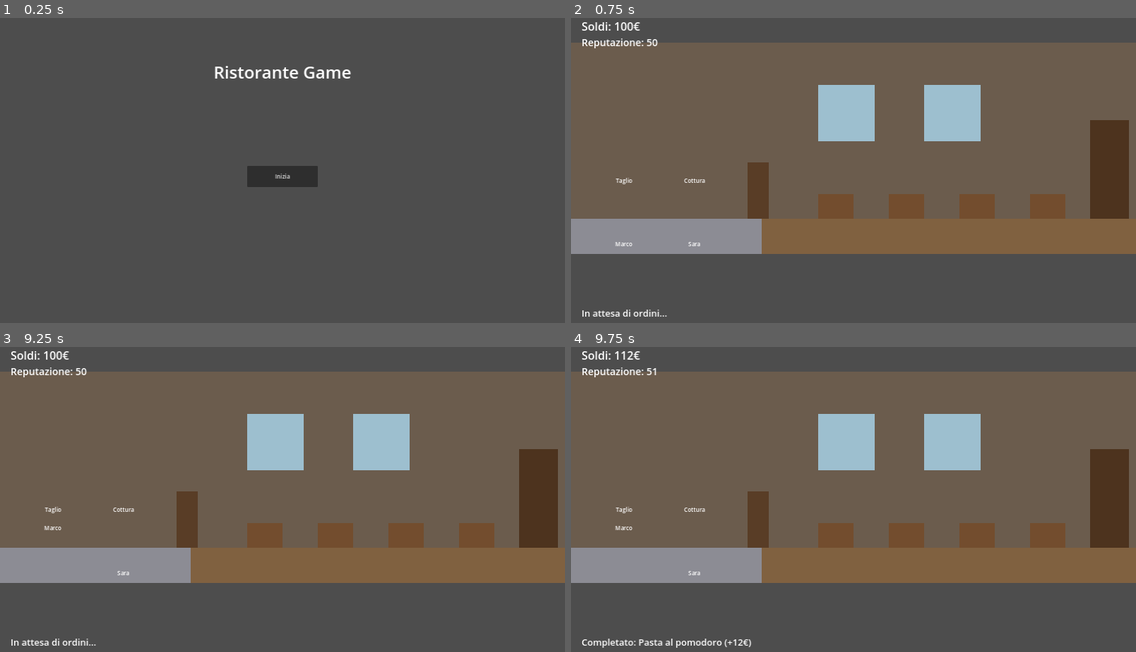
Above: before the commit, frames 1-4 (two rows, left to right).
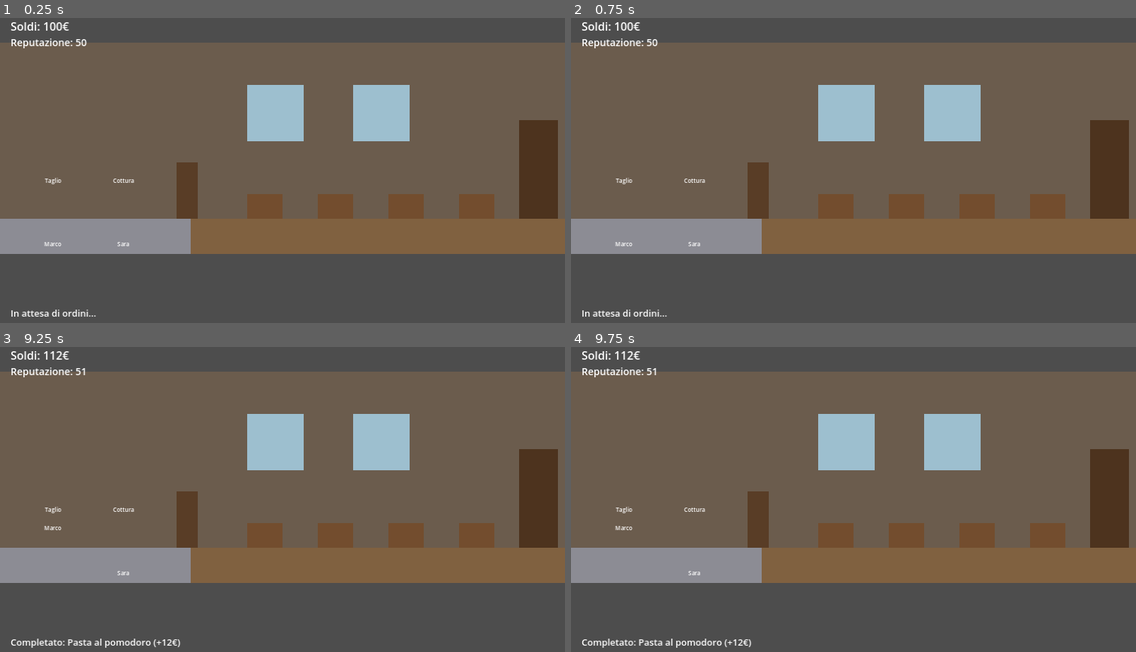
Above: after the commit, the same moments.

Repository: damarogiulio7-maker/ristorante-game
Game: Godot game, scene res://scenes/ui/main_menu.tscn
Same seed, same stepped clock (60 frames per second), same inputs: the game is played once before the commit and once after it.
Inputs (mouse positions are in pixels of both pictures, inside the frame that each line leads up to):
- Up to frame 1 (0.25 s): no input
- Up to frame 2 (0.75 s): click (853, 176) at 0.5 s, where only the run before the commit has a clickable "Inizia"
- Up to frame 3 (9.25 s): tap Enter at 1.25, 2.75, 4.25 s; tap Space at 2, 3.5, 5 s
- Up to frame 4 (9.75 s): no input

The runs differ from the first frame. In frame 1, 70% of the frame differs, in the area x 0-100%, y 1-98%; in frame 2, nothing differs; in frame 3, 0.4%; in frame 4, nothing differs.

Commit message:
Update main_menu.tscn

Diff:
--- a/scenes/ui/main_menu.tscn
+++ b/scenes/ui/main_menu.tscn
@@ -1,30 +1,199 @@
-[gd_scene load_steps=2 format=3]
+[gd_scene format=3 uid="uid://d8jnvmm8l5th"]
 
-[ext_resource type="Script" path="res://scripts/ui/main_menu.gd" id="1"]
+[ext_resource type="Script" uid="uid://b3arsn64kbi35" path="res://scripts/kitchen/kitchen_room.gd" id="1_x2yvf"]
+[ext_resource type="Script" uid="uid://c3qa25dnwprki" path="res://scripts/core/game_manager.gd" id="2_uhagc"]
+[ext_resource type="Script" uid="uid://c73c3of1d0so6" path="res://scripts/kitchen/env_piece.gd" id="3_btxxm"]
+[ext_resource type="Script" uid="uid://bvuaakuvlv6qn" path="res://scripts/kitchen/work_station.gd" id="4_wb0q5"]
+[ext_resource type="Script" uid="uid://pxy0gsvfexrn" path="res://scripts/staff/staff_member.gd" id="5_q85j6"]
 
-[node name="MainMenu" type="Control"]
-layout_mode = 3
-anchors_preset = 15
-anchor_right = 1.0
-anchor_bottom = 1.0
-script = ExtResource("1")
+[node name="KitchenRoom" type="Node2D" unique_id=1007177378]
+script = ExtResource("1_x2yvf")
 
-[node name="Title" type="Label" parent="."]
-layout_mode = 0
+[node name="GameManager" type="Node" parent="." unique_id=1741278878]
+script = ExtResource("2_uhagc")
+order_interval_seconds = 5.0
+
+[node name="Environment" type="Node2D" parent="." unique_id=1513123665]
+position = Vector2(0, 100)
+
+[node name="BackWall" type="ColorRect" parent="Environment" unique_id=1517183974]
+offset_right = 1600.0
+offset_bottom = 500.0
+color = Color(0.42, 0.36, 0.3, 1)
+script = ExtResource("3_btxxm")
+piece_name = "Muro di fondo"
+
+[node name="Floor" type="ColorRect" parent="Environment" unique_id=1236896678]
+offset_top = 500.0
+offset_right = 1600.0
+offset_bottom = 600.0
+color = Color(0.5, 0.38, 0.25, 1)
+script = ExtResource("3_btxxm")
+piece_name = "Pavimento"
+
+[node name="KitchenFloorTint" type="ColorRect" parent="Environment" unique_id=1607222132]
+offset_top = 500.0
+offset_right = 540.0
+offset_bottom = 600.0
+color = Color(0.55, 0.55, 0.58, 1)
+script = ExtResource("3_btxxm")
+piece_name = "Pavimento cucina"
+
+[node name="Window1" type="ColorRect" parent="Environment" unique_id=941954142]
+offset_left = 700.0
+offset_top = 120.0
+offset_right = 860.0
+offset_bottom = 280.0
+color = Color(0.65, 0.82, 0.9, 0.85)
+script = ExtResource("3_btxxm")
+piece_name = "Finestra"
+
+[node name="Window2" type="ColorRect" parent="Environment" unique_id=26690986]
+offset_left = 1000.0
+offset_top = 120.0
+offset_right = 1160.0
+offset_bottom = 280.0
+color = Color(0.65, 0.82, 0.9, 0.85)
+script = ExtResource("3_btxxm")
+piece_name = "Finestra"
+
+[node name="EntranceDoor" type="ColorRect" parent="Environment" unique_id=1781801769]
+offset_left = 1470.0
+offset_top = 220.0
+offset_right = 1580.0
+offset_bottom = 500.0
+color = Color(0.3, 0.2, 0.12, 1)
+script = ExtResource("3_btxxm")
+piece_name = "Porta d'ingresso"
+
+[node name="Counter" type="ColorRect" parent="Environment" unique_id=1959892871]
 offset_left = 500.0
-offset_top = 150.0
-offset_right = 1100.0
-offset_bottom = 230.0
-text = "Ristorante Game"
+offset_top = 340.0
+offset_right = 560.0
+offset_bottom = 500.0
+color = Color(0.35, 0.24, 0.15, 1)
+script = ExtResource("3_btxxm")
+piece_name = "Bancone"
+
+[node name="Tables" type="Node2D" parent="Environment" unique_id=241939887]
+
+[node name="Table1" type="ColorRect" parent="Environment/Tables" unique_id=1310868329]
+offset_left = 700.0
+offset_top = 430.0
+offset_right = 800.0
+offset_bottom = 500.0
+color = Color(0.45, 0.3, 0.18, 1)
+script = ExtResource("3_btxxm")
+piece_name = "Tavolo in legno"
+
+[node name="Table2" type="ColorRect" parent="Environment/Tables" unique_id=1732658554]
+offset_left = 900.0
+offset_top = 430.0
+offset_right = 1000.0
+offset_bottom = 500.0
+color = Color(0.45, 0.3, 0.18, 1)
+script = ExtResource("3_btxxm")
+piece_name = "Tavolo in legno"
+
+[node name="Table3" type="ColorRect" parent="Environment/Tables" unique_id=118403522]
+offset_left = 1100.0
+offset_top = 430.0
+offset_right = 1200.0
+offset_bottom = 500.0
+color = Color(0.45, 0.3, 0.18, 1)
+script = ExtResource("3_btxxm")
+piece_name = "Tavolo in legno"
+
+[node name="Table4" type="ColorRect" parent="Environment/Tables" unique_id=1200159941]
+offset_left = 1300.0
+offset_top = 430.0
+offset_right = 1400.0
+offset_bottom = 500.0
+color = Color(0.45, 0.3, 0.18, 1)
+script = ExtResource("3_btxxm")
+piece_name = "Tavolo in legno"
+
+[node name="Stations" type="Node2D" parent="." unique_id=285409521]
+position = Vector2(0, 100)
+
+[node name="CuttingStation" type="Node2D" parent="Stations" unique_id=871347758]
+position = Vector2(150, 420)
+script = ExtResource("4_wb0q5")
+station_name = "Postazione Taglio"
+
+[node name="StationLabel1" type="Label" parent="Stations/CuttingStation" unique_id=1074301819]
+offset_left = -50.0
+offset_top = -40.0
+offset_right = 50.0
+offset_bottom = -10.0
+text = "Taglio"
 horizontal_alignment = 1
-theme_override_font_sizes/font_size = 48
 
-[node name="StartButton" type="Button" parent="."]
-layout_mode = 0
-offset_left = 700.0
-offset_top = 450.0
-offset_right = 900.0
-offset_bottom = 510.0
-text = "Inizia"
+[node name="CookingStation" type="Node2D" parent="Stations" unique_id=1179260504]
+position = Vector2(350, 420)
+script = ExtResource("4_wb0q5")
+station_name = "Postazione Cottura"
+work_time_seconds = 4.0
 
-[connection signal="pressed" from="StartButton" to="." method="_on_start_button_pressed"]
+[node name="StationLabel2" type="Label" parent="Stations/CookingStation" unique_id=1526074441]
+offset_left = -50.0
+offset_top = -40.0
+offset_right = 50.0
+offset_bottom = -10.0
+text = "Cottura"
+horizontal_alignment = 1
+
+[node name="Staff" type="Node2D" parent="." unique_id=1840980526]
+position = Vector2(0, 100)
+
+[node name="Cuoco1" type="Node2D" parent="Staff" unique_id=1274225891]
+position = Vector2(150, 550)
+script = ExtResource("5_q85j6")
+staff_name = "Marco"
+
+[node name="StaffLabel1" type="Label" parent="Staff/Cuoco1" unique_id=2024884660]
+offset_left = -40.0
+offset_top = 10.0
+offset_right = 40.0
+offset_bottom = 40.0
+text = "Marco"
+horizontal_alignment = 1
+
+[node name="Cuoco2" type="Node2D" parent="Staff" unique_id=1801534435]
+position = Vector2(350, 550)
+script = ExtResource("5_q85j6")
+staff_name = "Sara"
+skill_level = 2
+
+[node name="StaffLabel2" type="Label" parent="Staff/Cuoco2" unique_id=55119993]
+offset_left = -40.0
+offset_top = 10.0
+offset_right = 40.0
+offset_bottom = 40.0
+text = "Sara"
+horizontal_alignment = 1
+
+[node name="HUD" type="CanvasLayer" parent="." unique_id=932124059]
+
+[node name="MoneyLabel" type="Label" parent="HUD" unique_id=1005416799]
+offset_left = 30.0
+offset_top = 30.0
+offset_right = 400.0
+offset_bottom = 70.0
+theme_override_font_sizes/font_size = 32
+text = "Soldi: 0€"
+
+[node name="ReputationLabel" type="Label" parent="HUD" unique_id=685117125]
+offset_left = 30.0
+offset_top = 80.0
+offset_right = 400.0
+offset_bottom = 120.0
+theme_override_font_sizes/font_size = 28
+text = "Reputazione: 0"
+
+[node name="LogLabel" type="Label" parent="HUD" unique_id=184002662]
+offset_left = 30.0
+offset_top = 850.0
+offset_right = 1550.0
+offset_bottom = 900.0
+theme_override_font_sizes/font_size = 26
